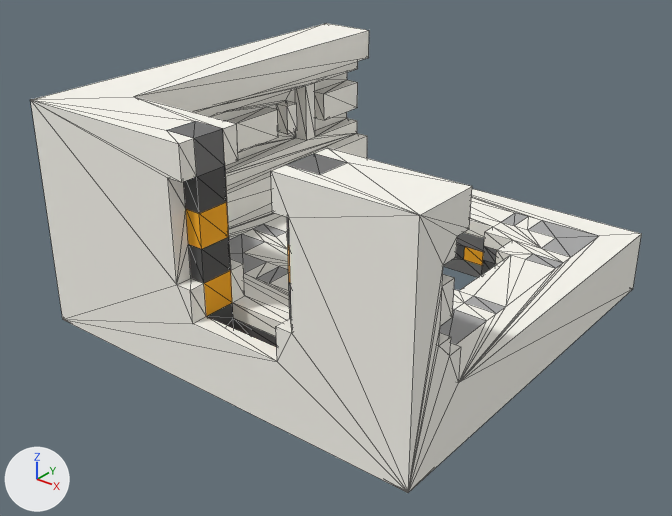
Two versions of the OBJ model Assets/Voxels/Room_Voxels/Room_Special_R.obj, one commit apart.
Before and after are seen from a camera (50 mm lens) standing at (31.8, -41.8, 28.7) and looking at (-0.1, -2.0, 4.0). Every picture has the same lights, and +X, +Y and +Z are marked at lower left. Mesh edges are drawn as thin lines. Where no turn or scale is listed for an object, it has been applied to the vertices. Vertices at the same position are counted once.

The older version as bpy lines, for what is in view:
```python
me_room_special_r = bpy.data.meshes.new('Room_Special_R')
me_room_special_r.from_pydata(...)  # 426 vertices, 856 faces; spans x -13.0..13.0, y -13.0..13.0, z 0.0..14.0
me_room_special_r.materials.append(mat_palette)  # picture img_room_special_r_png
ob_room_special_r = bpy.data.objects.new('Room_Special_R', me_room_special_r)
ob_room_special_r.location = (0.0, 0.0, 0.0)
```
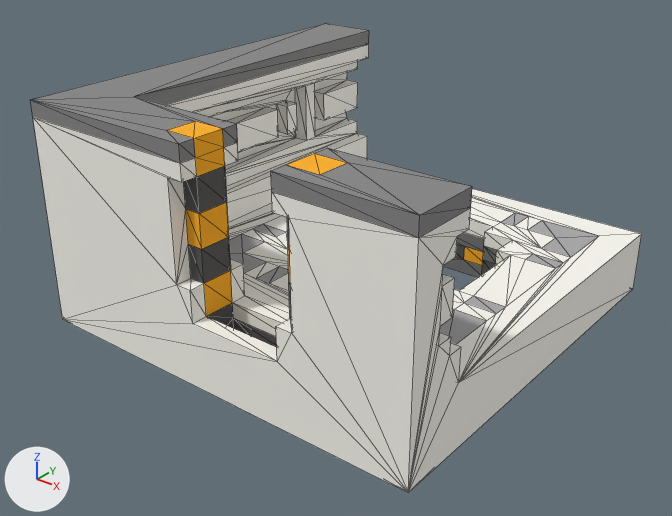
Location of each change, (x1, y1, x2, y2) in pixels of the pictures (672 x 516 px):
```json
{"part": 1, "of": "me_room_special_r", "change": "built on", "before": [30, 30, 472, 492], "after": [30, 30, 472, 492]}
{"part": 2, "of": "me_room_special_r", "change": "surface changed", "before": [31, 23, 472, 215], "after": [31, 23, 472, 215], "on screen": "white to grey"}
```

The change, as JSON lines over the scene's bpy script:
```json
{"block": "me_room_special_r", "where": "# used by ob_room_special_r; location = (0.0, 0.0, 0.0)"}
{"op": "remove", "block": "me_room_special_r", "code": "me_room_special_r.from_pydata(...)  # 426 vertices, 856 faces; spans x -13.0..13.0, y -13.0..13.0, z 0.0..14.0"}
{"op": "add", "block": "me_room_special_r", "code": "me_room_special_r.from_pydata(...)  # 440 vertices, 884 faces; spans x -13.0..13.0, y -13.0..13.0, z 0.0..14.0"}
{"block": "me_room_special_r", "change": "me_room_special_r part 1"}
{"block": "me_room_special_r", "change": "45 faces are deleted"}
{"block": "me_room_special_r", "change": "14 new vertices lie (0.0, 0.0, -1.0) away from vertices in x -13.0..13.0, y -13.0..13.0, z 14.0"}
{"block": "me_room_special_r", "change": "73 new faces join them"}
{"block": "me_room_special_r", "change": "me_room_special_r part 2: 18 kept faces spanning x -13.0..13.0, y -13.0..13.0, z 14.0 get new texture (UV) coordinates"}
```
